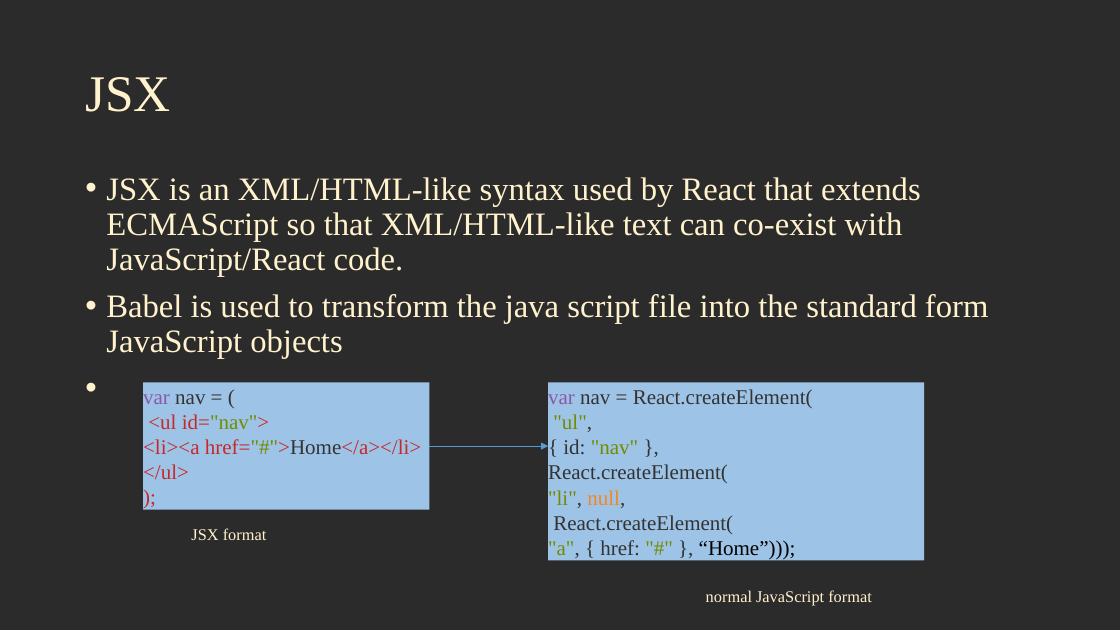
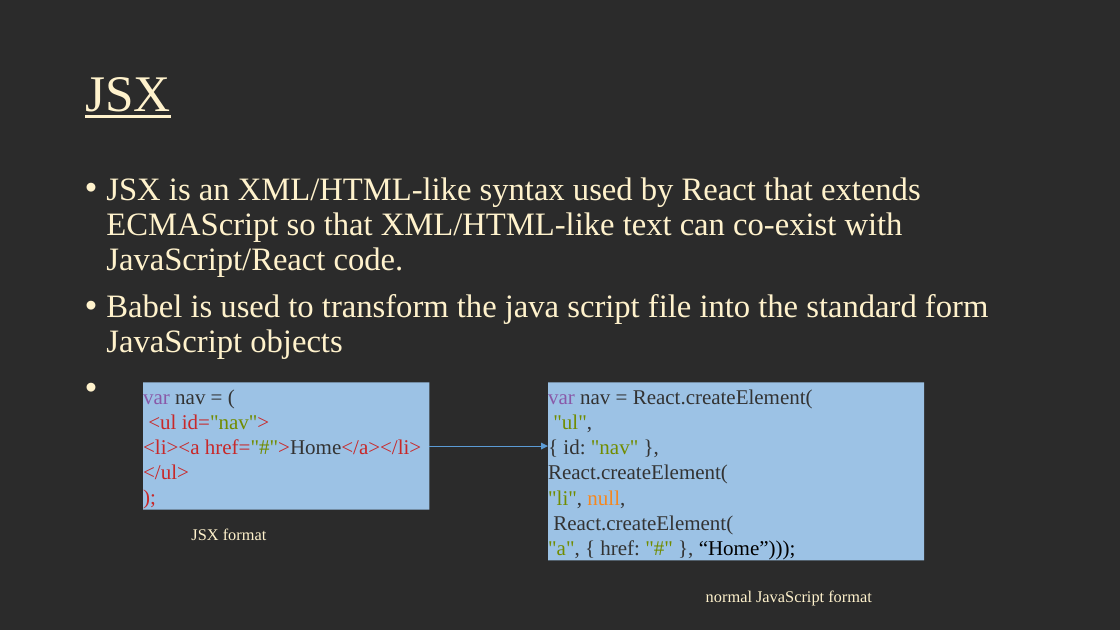
Before and after one commit to jscodebit/react_project, a slide deck: slide 14 of React Workshop.pptx (slide 6 before the commit). Drawn at 1120x630 pixels with LibreOffice and Linux fonts; fonts in the diff are those of the drawing; background and template pictures are left out; a plain dark background stands for a picture behind light text. Boxes give left, top, right and bottom in pixels: in the first picture for what was removed or moved away, otherwise in the second. Text is boxed around its words. In the diff, an @@ line names an element or a change of style, - is before the commit and + after.

```diff
--- a/React Workshop.pptx
+++ b/React Workshop.pptx
@@ title "JSX" at [85,77,171,118]: underline on @@
@@ rectangle "var nav = React.createElement(" at [549,382,925,560]: fill #9DC3E6 to #9CC2E5 @@
```
Also in this commit, not shown: 8 other slides changed, 15 slides added, 1 slide removed, 6 other files.
